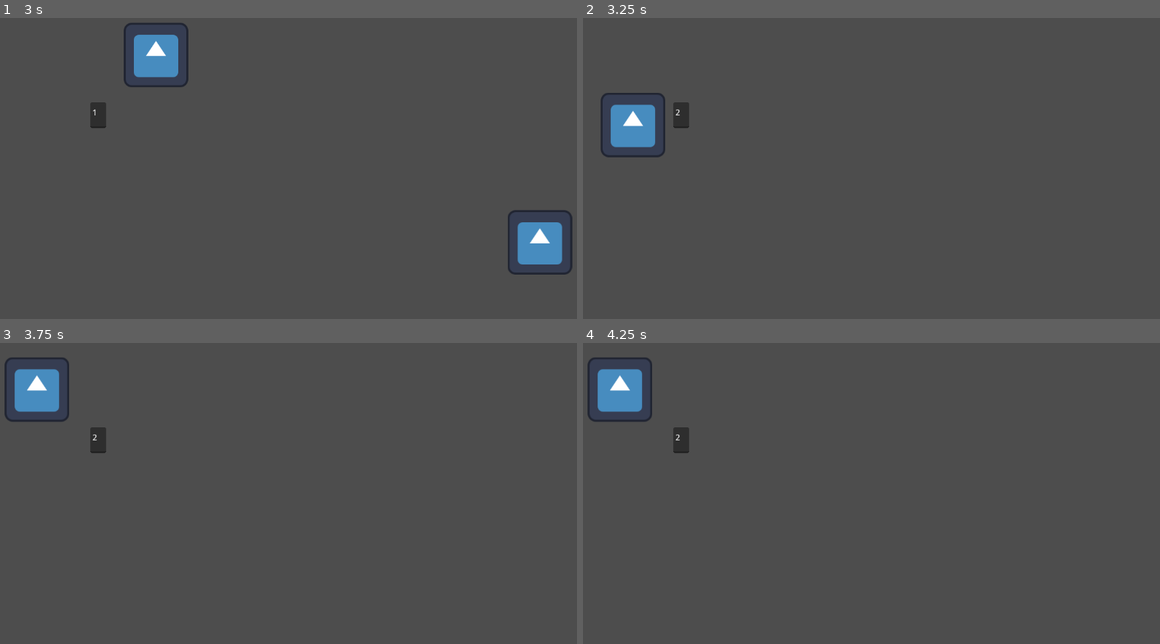
Above: before the commit, frames 1-4 (two rows, left to right).
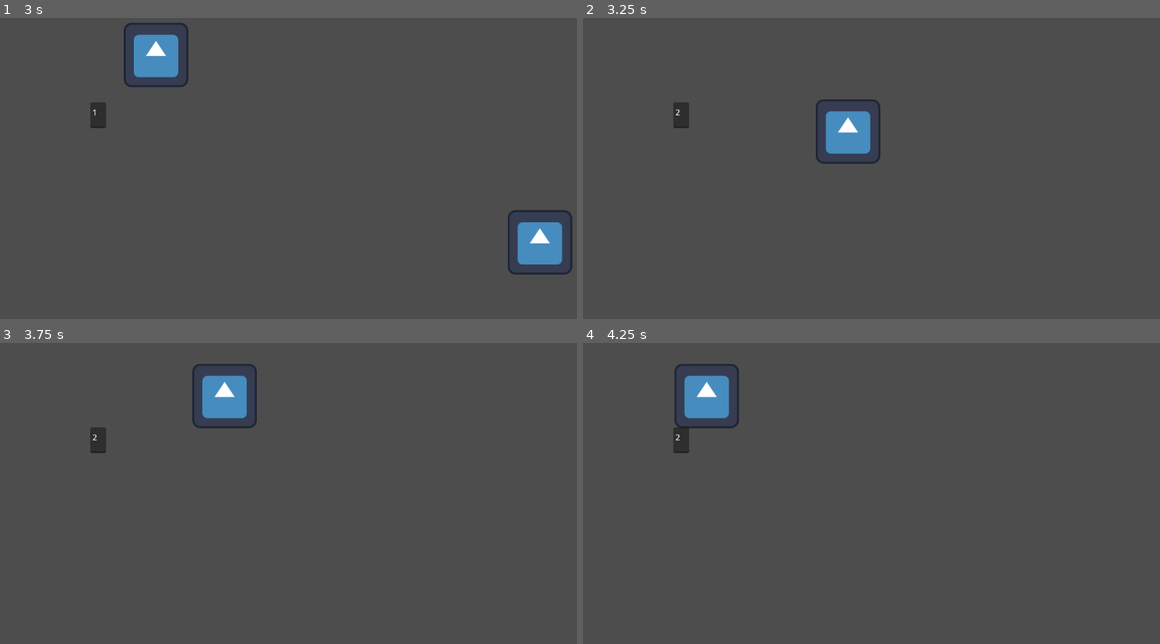
Above: after the commit, the same moments.

Repository: 22ncave/8DIT-Game-Project
Game: Godot game, scene res://scenes/rooms/room_1.tscn
Two runs of this game, one before a commit and one after it. Both use one fixed random seed, a clock stepped at 60 frames per second and the inputs below. The engine's default icon, where the game draws it, is replaced by a stand-in: a white triangle on a blue panel in a dark square.
Inputs:
- Up to frame 1 (3 s): tap Enter at 0.5 s; hold D (right) 0.53-1.28 s; hold S (down) 1.28-2.03 s; hold D (right) 2.03-2.78 s; hold W (up) from 2.78 s (still down)
- Up to frame 2 (3.25 s): keep holding W (up)
- Up to frame 3 (3.75 s): release W (up) at 3.53 s; hold A (left) from 3.53 s (still down)
- Up to frame 4 (4.25 s): keep holding A (left)

Frame 1 is identical in both runs. In frame 2, 2.8% of the frame differs, in the area x 3-52%, y 24-49%; in frame 3, 2.8%; in frame 4, 2.8%.
Error after the commit: Invalid assignment of property or key 'process_mode' with value of type 'int' on a base object of type 'null instance'. (res://scripts/level.gd:10)

Commit message:
working on makeing system for monster to spawn in
The monster is disabled and if a condition is met it is inabled

Diff:
--- a/the-observer/scripts/globals.gd
+++ b/the-observer/scripts/globals.gd
@@ -1,4 +1,26 @@
 extends Node
+
+var player_room
+var time_passed: float = 0.0
+var num
+var monster_room
+var monster_working
+
+func monster_fix():
+	monster_working = true
+
+func _physics_process(delta: float) -> void:
+	time_passed += delta
+	if time_passed >= 2.0:
+		num = randi_range(1, 4)
+		num *= 4
+		if num >12:
+			monster_room = randi_range(2,4)
+			print("half")
+			if monster_room == Globals.player_room:
+				print("working")
+				monster_fix()
+		time_passed = 0.0
 
 const room_1 = preload("res://scenes/rooms/room_1.tscn")
 const room_2 = preload("res://scenes/rooms/room_2.tscn")
@@ -21,22 +43,31 @@
 		match room_tag:
 			"room_1":
 				scene_to_load = room_1
+				player_room = 1
 			"room_2":
 				scene_to_load = room_2
+				player_room = 2
 			"room_3":
 				scene_to_load = room_3
+				player_room = 3
 			"room_4":
 				scene_to_load = room_4
+				player_room = 4
 			"room_5":
 				scene_to_load = room_5
+				player_room = 5
 			"room_6":
 				scene_to_load = room_6
+				player_room = 6
 			"room_7":
 				scene_to_load = room_7
+				player_room = 7
 			"room_8":
 				scene_to_load = room_8
+				player_room = 8
 			"room_9":
 				scene_to_load = room_9
+				player_room = 9
 		if scene_to_load != null:
 			spawn_door_tag = position_tag
 			get_tree().call_deferred("change_scene_to_packed",scene_to_load)
--- a/the-observer/scripts/level.gd
+++ b/the-observer/scripts/level.gd
@@ -1,8 +1,13 @@
 extends Node2D
 
 
+func _physics_process(delta: float) -> void:
+
+	if Globals.monster_working == true:
+		$monster.process_mode = Node.PROCESS_MODE_INHERIT
 # Called when the node enters the scene tree for the first time.
 func _ready() -> void:
+	$monster.process_mode = Node.PROCESS_MODE_DISABLED
 	if Globals.spawn_door_tag != null:
 		_on_level_spawn(Globals.spawn_door_tag)
 
--- a/the-observer/scripts/monster.gd
+++ b/the-observer/scripts/monster.gd
@@ -4,11 +4,13 @@
 var speed = 300
 var sees_player = false
 
+
 @export var entity_tag : String
 
 @export var player:CharacterBody2D
 
 func _physics_process(delta: float) -> void:
+
 	if not player:
 		return
 
Not shown, added: the-observer/scenes/rooms/room_1.tscn92755207882.tmp
